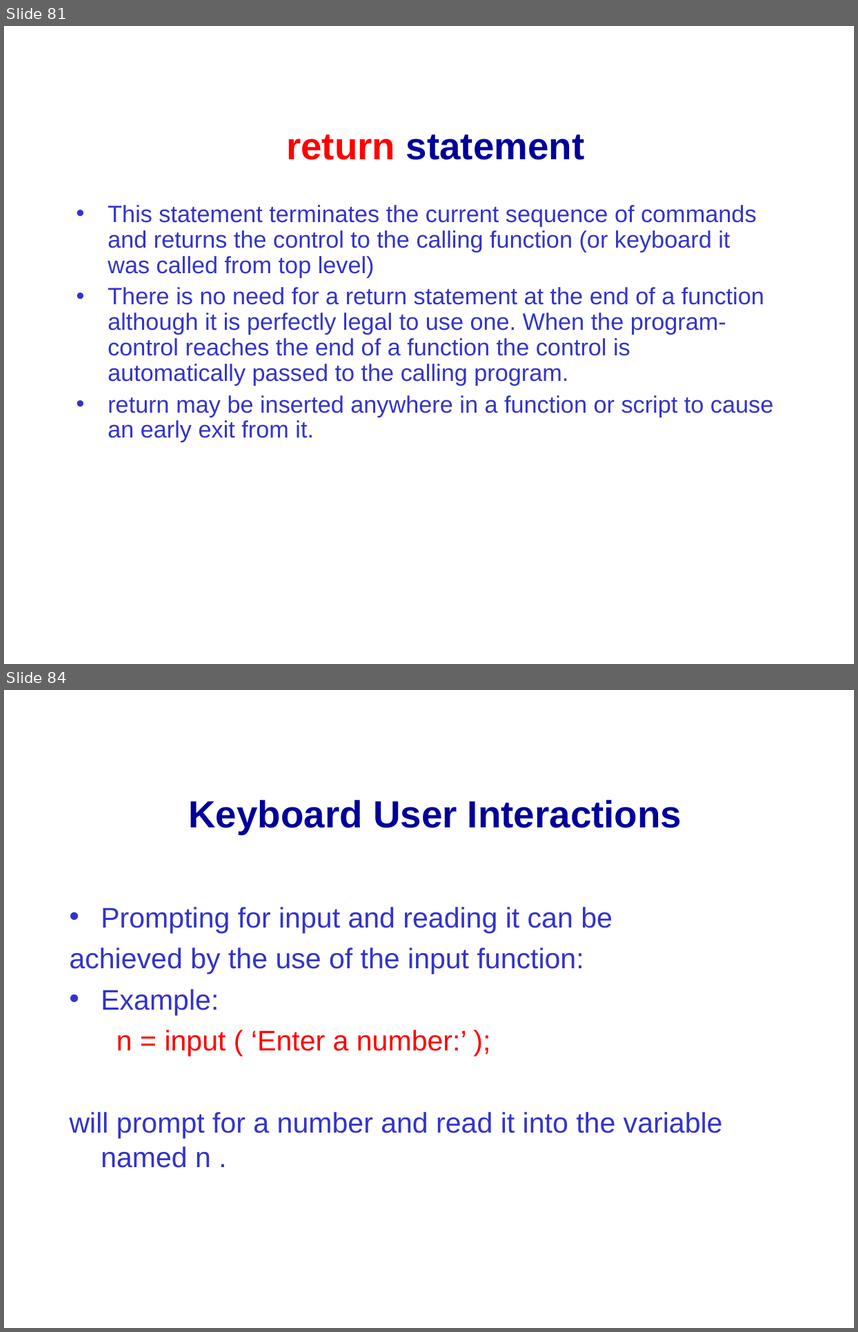
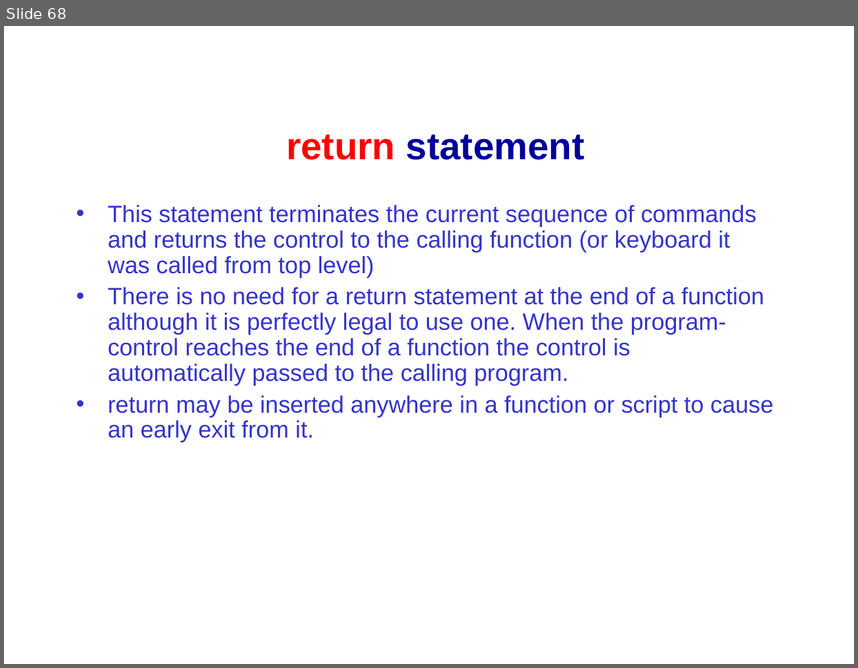
Before and after one commit to mikeg64/iome, a slide deck: src/examples/course/matlab/presentations_and_docs/matlab1.ppt. Shown one above the other, each under a label of ours: slides 81 and 84 before the commit, slide 68 after it; the slides between them are not shown. The pictures are 858x1332 and 858x668 pixels, drawn with LibreOffice and Linux fonts; fonts in the diff are those of the drawing; background and template pictures are left out. Boxes give left, top, right and bottom in pixels: in the first picture for what was removed or moved away, otherwise in the second. Text is boxed around its words. In the diff, an @@ line names an element or a change of style, - is before the commit and + after.

```diff
--- a/src/examples/course/matlab/presentations_and_docs/matlab1.ppt
+++ b/src/examples/course/matlab/presentations_and_docs/matlab1.ppt
@@ slide 84 removed at <box>4,690,854,1328</box>, background picture (left out) @@
@@ title removed at <box>188,800,682,834</box> @@
-Keyboard User Interactions
@@ text removed at <box>70,907,723,1167</box> @@
-• Prompting for input and reading it can be
-achieved by the use of the input function:
-• Example:
-n = input ( ‘Enter a number:’ );
-will prompt for a number and read it into the variable named n .
@@ what was slide 81 is now slide 68 @@
```
Also in this commit, not shown: 2 slides changed, 3 slides added, 20 other slides removed, 4 other files.
